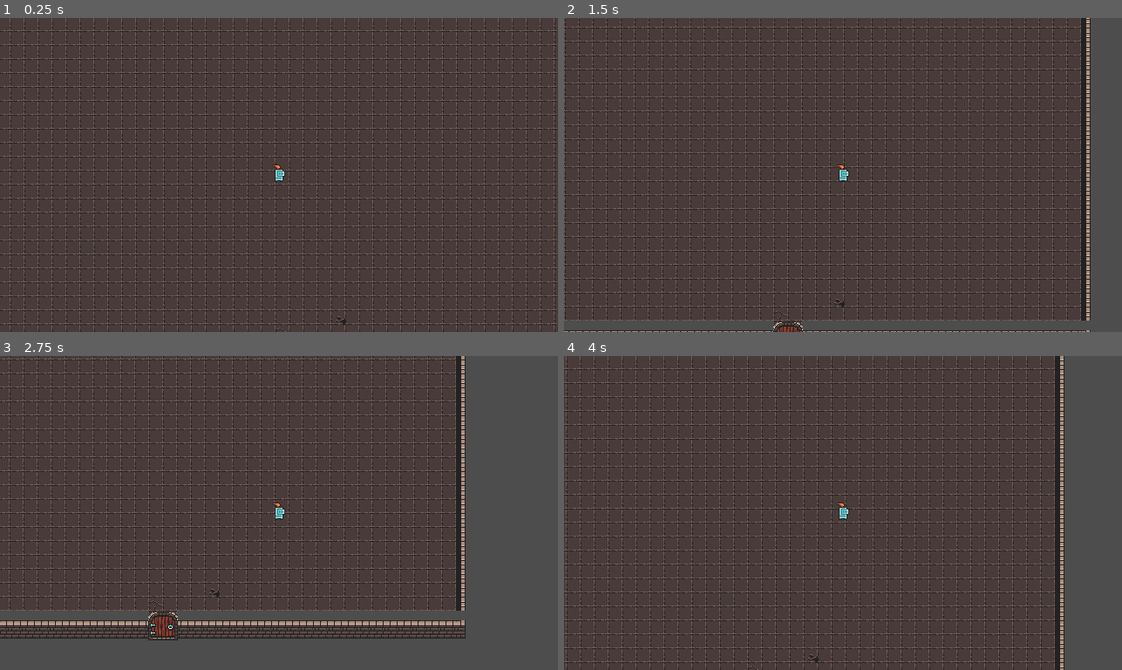
Above: before the commit, frames 1-4 (two rows, left to right).
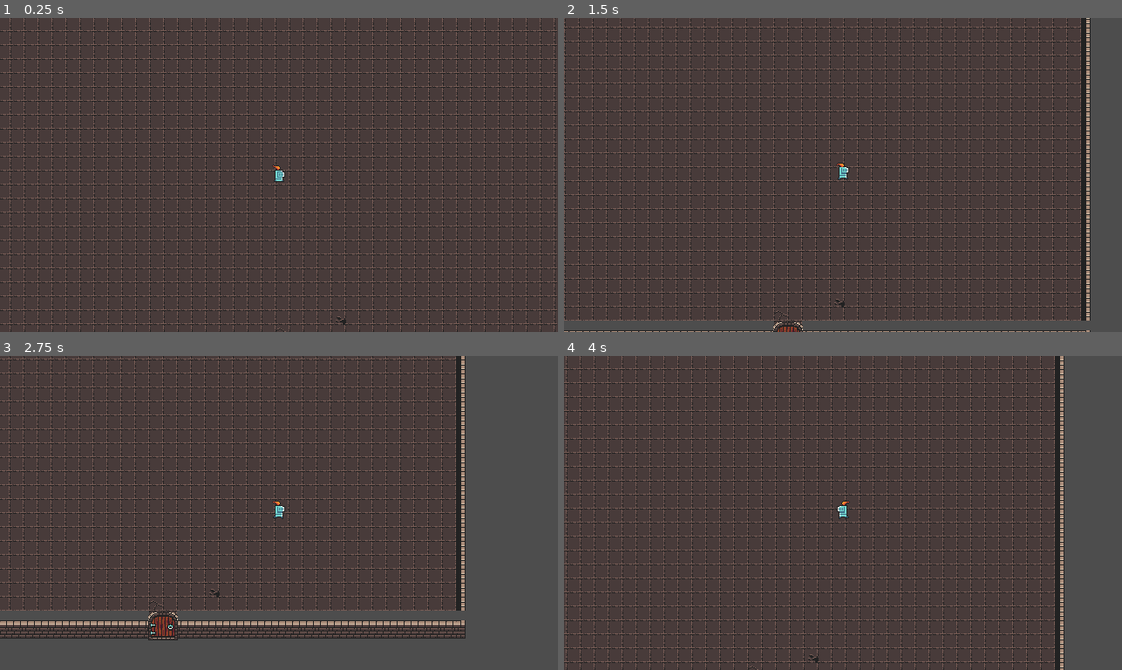
Above: after the commit, the same moments.

Repository: dadifr/Mobile_comp_Godot
Game: Godot game, scene res://scenes/world.tscn
Same seed, same stepped clock (60 frames per second), same inputs: the game is played once before the commit and once after it.
Inputs:
- Up to frame 1 (0.25 s): no input
- Up to frame 2 (1.5 s): tap Enter at 0.5 s; hold Right (ui_right) 0.53-1.28 s; hold Down (ui_down) from 1.28 s (still down)
- Up to frame 3 (2.75 s): release Down (ui_down) at 2.03 s; hold Right (ui_right) from 2.03 s (still down)
- Up to frame 4 (4 s): release Right (ui_right) at 2.78 s; hold Up (ui_up) 2.78-3.53 s; hold Left (ui_left) from 3.53 s (still down)

The runs differ from the first frame. In frame 1, less than 0.1% of the frame differs, in the area x 49-52%, y 46-53%; in frame 2, less than 0.1%; in frame 3, less than 0.1%; in frame 4, less than 0.1%, in the area x 48-52%, y 46-53%.

Commit message:
idle e run del player

Diff:
--- a/scenes/player.tscn
+++ b/scenes/player.tscn
@@ -1,10 +1,27 @@
-[gd_scene load_steps=12 format=3 uid="uid://cjkp6iup5bgc3"]
+[gd_scene load_steps=24 format=3 uid="uid://cjkp6iup5bgc3"]
 
 [ext_resource type="Script" uid="uid://duh7e6f4tpugl" path="res://scripts/player.gd" id="1_v6fml"]
 [ext_resource type="Texture2D" uid="uid://flgyr6efghe2" path="res://assets/sprites/frames pg e utility/character/knight_m_idle_anim_f0.png" id="2_3li8b"]
+[ext_resource type="Texture2D" uid="uid://cofv0vap5s6cg" path="res://assets/sprites/frames pg e utility/character/knight_m_hit_anim_f0.png" id="2_6eyey"]
 [ext_resource type="Texture2D" uid="uid://dayfntyx76qgj" path="res://assets/sprites/frames pg e utility/character/knight_m_idle_anim_f1.png" id="3_qu4a1"]
 [ext_resource type="Texture2D" uid="uid://chn24khep54uv" path="res://assets/sprites/frames pg e utility/character/knight_m_idle_anim_f2.png" id="4_70d11"]
 [ext_resource type="Texture2D" uid="uid://c3s2wbgi7rbd" path="res://assets/sprites/frames pg e utility/character/knight_m_idle_anim_f3.png" id="5_cw2d6"]
+[ext_resource type="Texture2D" uid="uid://bh1pwoixf1k6n" path="res://assets/sprites/frames pg e utility/character/knight_m_run_anim_f0.png" id="7_d3wef"]
+[ext_resource type="Texture2D" uid="uid://bn2grnhv4m62l" path="res://assets/sprites/frames pg e utility/character/knight_m_run_anim_f1.png" id="8_o4126"]
+[ext_resource type="Texture2D" uid="uid://cx5ie5t2est86" path="res://assets/sprites/frames pg e utility/character/knight_m_run_anim_f2.png" id="9_lkdrv"]
+[ext_resource type="Texture2D" uid="uid://dl0huqnul2otf" path="res://assets/sprites/frames pg e utility/character/knight_m_run_anim_f3.png" id="10_p7iby"]
+
+[sub_resource type="AtlasTexture" id="AtlasTexture_0rnld"]
+atlas = ExtResource("2_6eyey")
+region = Rect2(0, 0, 16, 28)
+
+[sub_resource type="AtlasTexture" id="AtlasTexture_srp4u"]
+atlas = ExtResource("4_70d11")
+region = Rect2(0, 0, 16, 28)
+
+[sub_resource type="AtlasTexture" id="AtlasTexture_jfpux"]
+atlas = ExtResource("2_3li8b")
+region = Rect2(0, 0, 16, 28)
 
 [sub_resource type="AtlasTexture" id="AtlasTexture_khinc"]
 atlas = ExtResource("2_3li8b")
@@ -22,8 +39,38 @@
 atlas = ExtResource("5_cw2d6")
 region = Rect2(0, 0, 16, 28)
 
+[sub_resource type="AtlasTexture" id="AtlasTexture_61ith"]
+atlas = ExtResource("7_d3wef")
+region = Rect2(0, 0, 16, 28)
+
+[sub_resource type="AtlasTexture" id="AtlasTexture_ebwui"]
+atlas = ExtResource("8_o4126")
+region = Rect2(0, 0, 16, 28)
+
+[sub_resource type="AtlasTexture" id="AtlasTexture_sfy4j"]
+atlas = ExtResource("9_lkdrv")
+region = Rect2(0, 0, 16, 28)
+
+[sub_resource type="AtlasTexture" id="AtlasTexture_gv3ic"]
+atlas = ExtResource("10_p7iby")
+region = Rect2(0, 0, 16, 28)
+
 [sub_resource type="SpriteFrames" id="SpriteFrames_o4126"]
 animations = [{
+"frames": [{
+"duration": 1.0,
+"texture": SubResource("AtlasTexture_0rnld")
+}, {
+"duration": 1.0,
+"texture": SubResource("AtlasTexture_srp4u")
+}, {
+"duration": 1.0,
+"texture": SubResource("AtlasTexture_jfpux")
+}],
+"loop": true,
+"name": &"hit",
+"speed": 3.0
+}, {
 "frames": [{
 "duration": 1.0,
 "texture": SubResource("AtlasTexture_khinc")
@@ -38,7 +85,24 @@
 "texture": SubResource("AtlasTexture_d3wef")
 }],
 "loop": true,
-"name": &"default",
+"name": &"idle",
+"speed": 10.0
+}, {
+"frames": [{
+"duration": 1.0,
+"texture": SubResource("AtlasTexture_61ith")
+}, {
+"duration": 1.0,
+"texture": SubResource("AtlasTexture_ebwui")
+}, {
+"duration": 1.0,
+"texture": SubResource("AtlasTexture_sfy4j")
+}, {
+"duration": 1.0,
+"texture": SubResource("AtlasTexture_gv3ic")
+}],
+"loop": true,
+"name": &"run",
 "speed": 10.0
 }]
 
@@ -51,8 +115,8 @@
 
 [node name="AnimatedSprite2D" type="AnimatedSprite2D" parent="."]
 sprite_frames = SubResource("SpriteFrames_o4126")
-frame = 1
-frame_progress = 0.5495508
+animation = &"hit"
+frame_progress = 0.47993162
 
 [node name="Camera2D" type="Camera2D" parent="."]
 position = Vector2(0, 6)
--- a/scripts/player.gd
+++ b/scripts/player.gd
@@ -1,5 +1,5 @@
 extends CharacterBody2D
-
+@onready var anim = $AnimatedSprite2D
 # Velocità di movimento in pixel al secondo
 @export var speed = 100.0
 
@@ -11,9 +11,15 @@
 	if direction:
 		# Se premi un tasto, imposta la velocità
 		velocity = direction * speed
+		anim.play("run")
+
+		if direction.x < 0:
+			anim.flip_h = true
+		elif direction.x > 0:
+			anim.flip_h = false
 	else:
 		# Se non premi nulla, fermati subito
 		velocity = Vector2.ZERO
-
+		anim.play("idle")
 	# Muovi il corpo gestendo le collisioni
 	move_and_slide()
